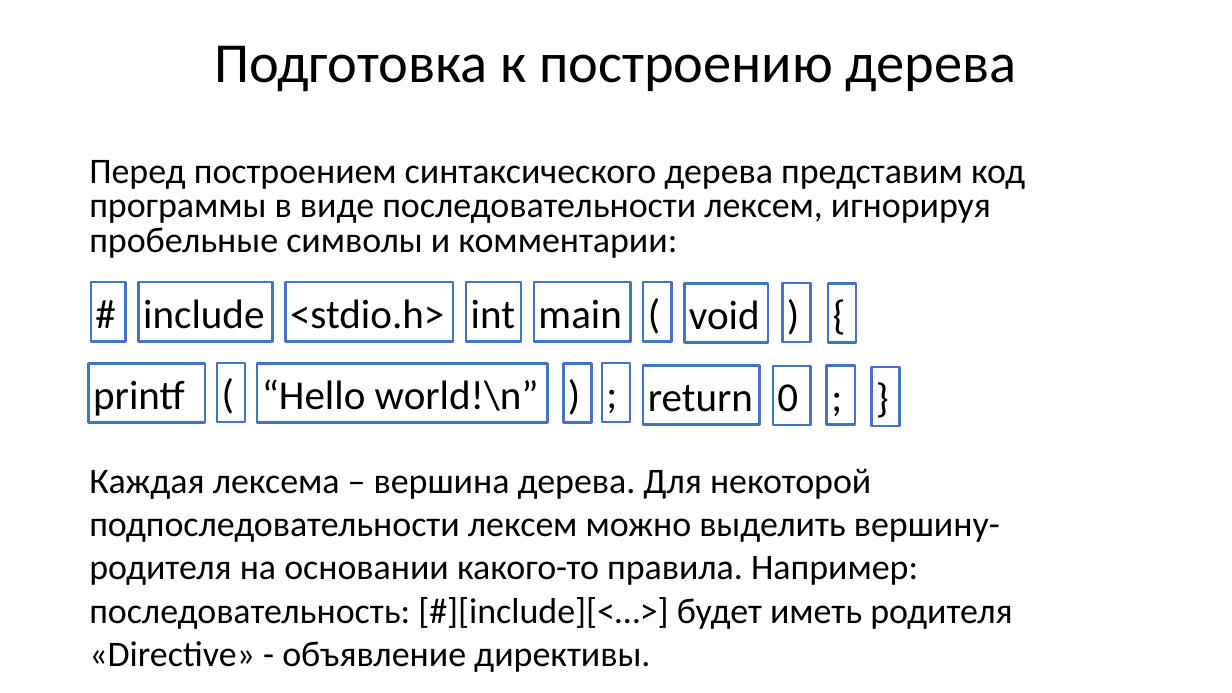
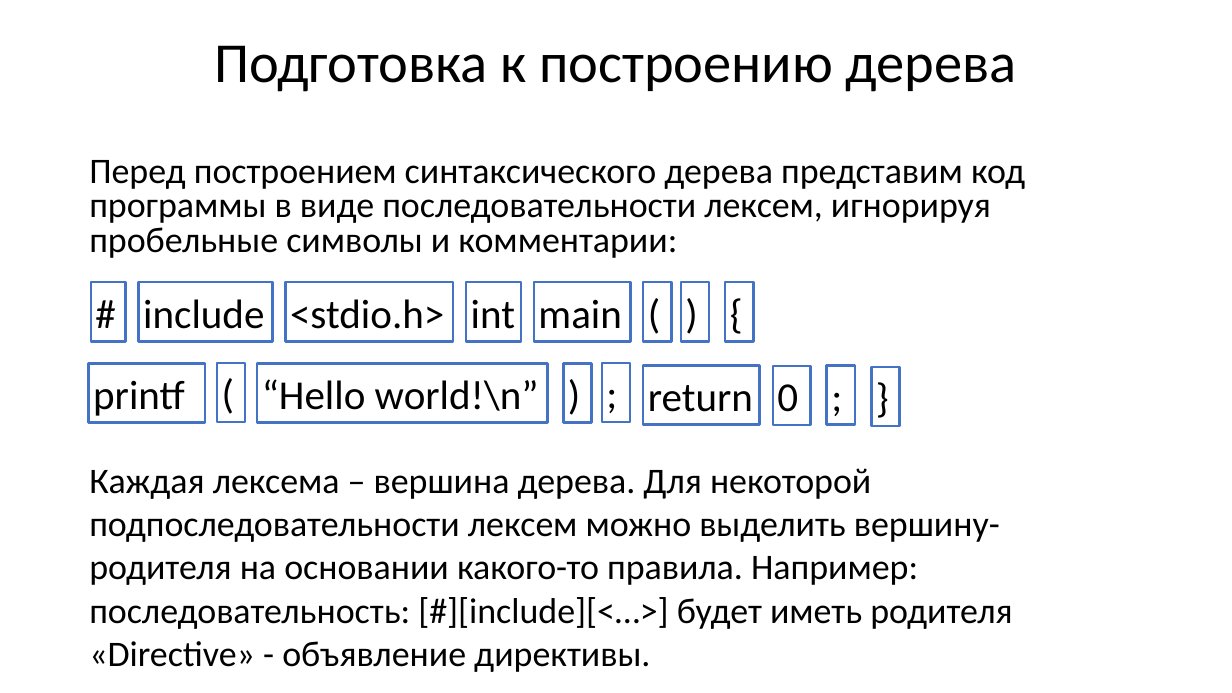
Before and after one commit to goddamnteam/korzun, a slide deck: slide 4 of task1.pptx. Drawn at 1232x693 pixels with LibreOffice and Linux fonts; fonts in the diff are those of the drawing. Boxes give left, top, right and bottom in pixels: in the first picture for what was removed or moved away, otherwise in the second. Text is boxed around its words. In the diff, an @@ line names an element or a change of style, - is before the commit and + after.

```diff
--- a/task1.pptx
+++ b/task1.pptx
@@ rectangle ")": place and size @@
-rectangle ")" at [783,283,811,342]
+rectangle ")" at [681,282,710,341]
@@ rectangle removed at [685,284,769,343] @@
-void
@@ rectangle "{": place and size @@
-rectangle "{" at [828,284,857,343]
+rectangle "{" at [726,282,754,341]
```
Also in this commit, not shown: 9 other slides changed.
